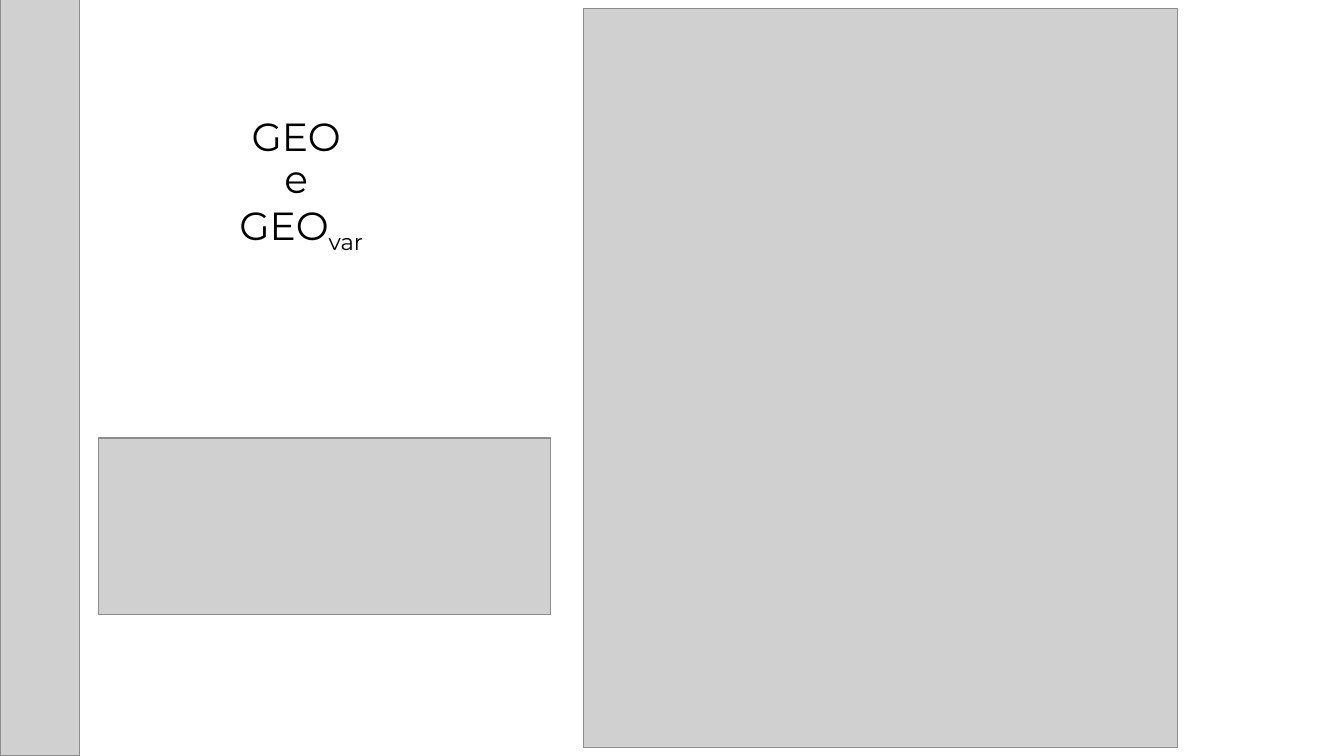
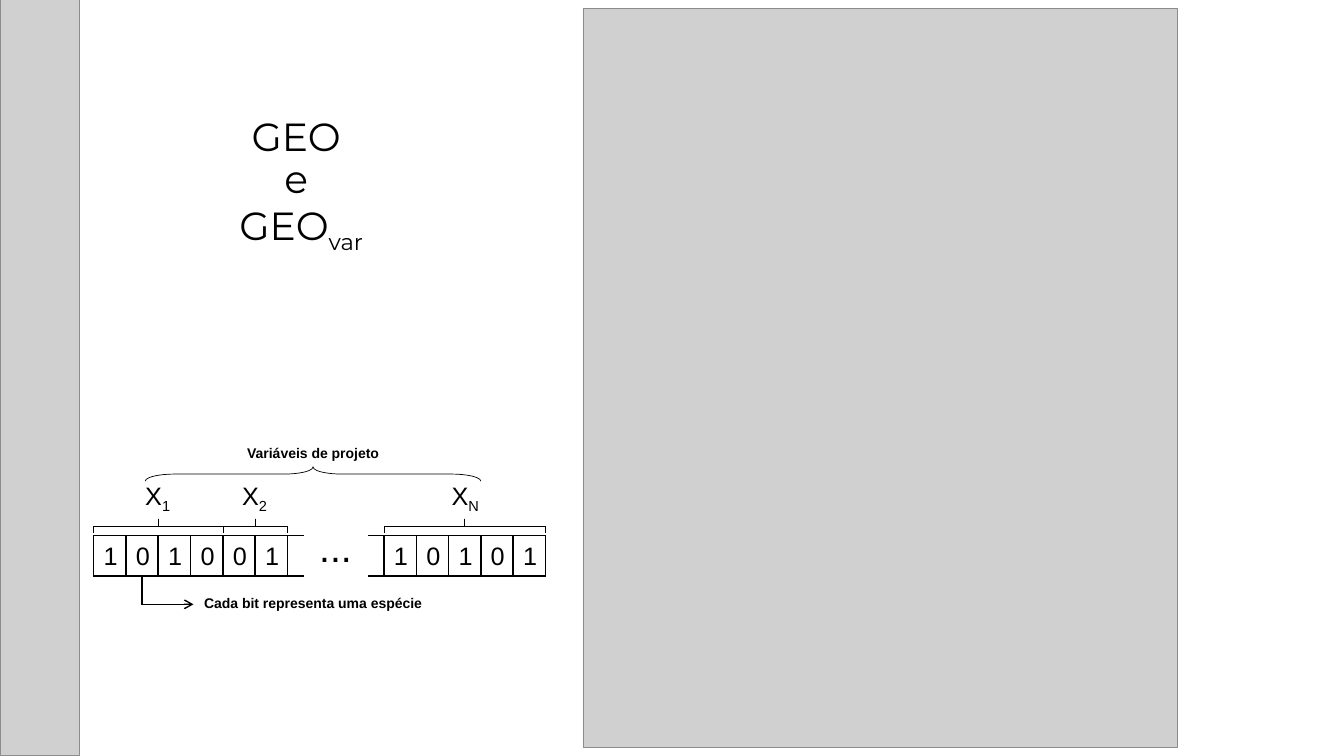
Before and after one commit to leobeckerdaluz/GEO_OptimizationAlgorithms, a slide deck: slide 3 of Apresentacoes/GEOsREAIS_v2.pptx. Drawn at 1344x756 pixels with LibreOffice and Linux fonts; fonts in the diff are those of the drawing; grey boxes stand for pictures. Boxes give left, top, right and bottom in pixels: in the first picture for what was removed or moved away, otherwise in the second. Text is boxed around its words. In the diff, an @@ line names an element or a change of style, - is before the commit and + after.

```diff
--- a/Apresentacoes/GEOsREAIS_v2.pptx
+++ b/Apresentacoes/GEOsREAIS_v2.pptx
@@ picture removed at (x1=99, y1=439, x2=551, y2=615) @@
@@ group added at (x1=94, y1=447, x2=545, y2=611): 17 texts, 14 rectangles, 4 right braces, 1 elbow arrow @@
+1
+0
+1
+0
+1
+1
+0
+0
+1
+1
+0
+...
+X1
+X2
+XN
+Variáveis de projeto
+Cada bit representa uma espécie
```
Also in this commit, not shown: 27 other files.
